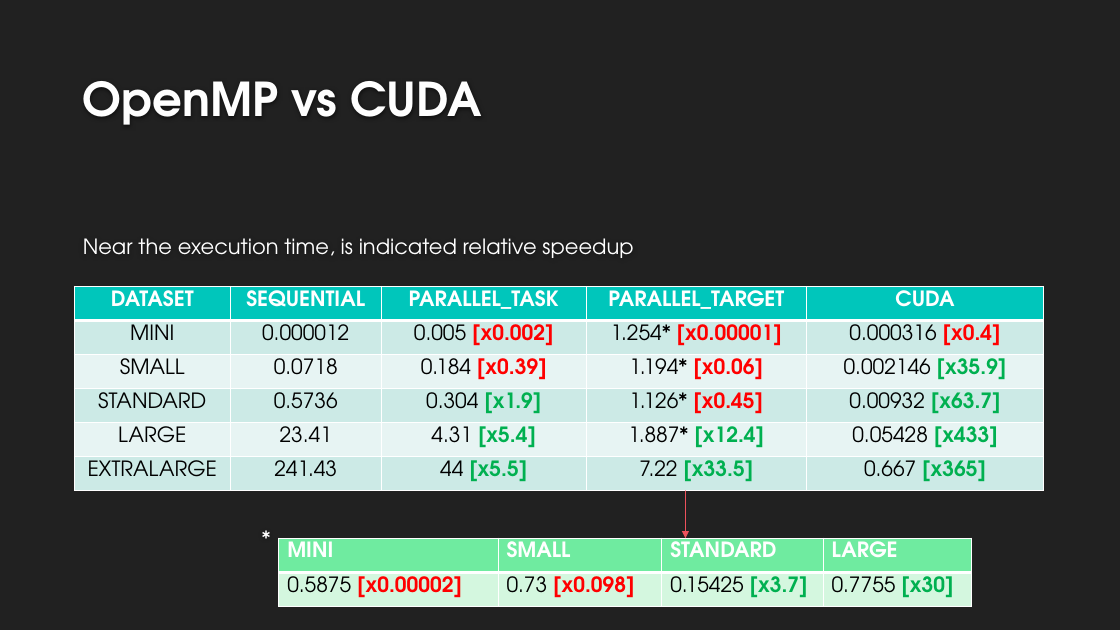
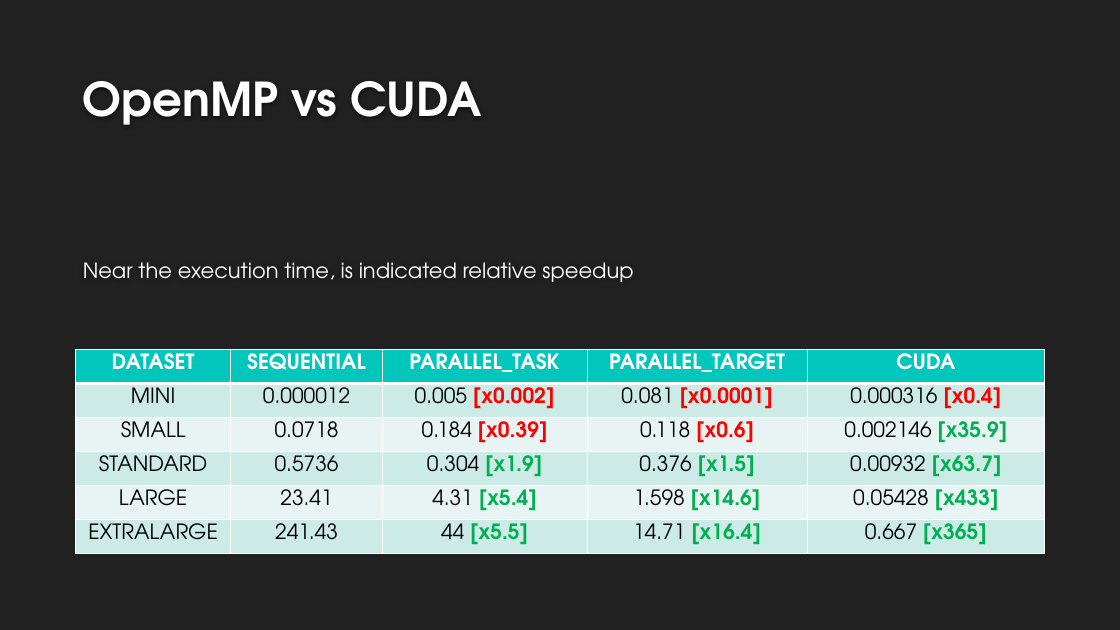
Before and after one commit to magicoderx/hpc-project, a slide deck: slide 15 of Progetto_HPC.pptx. Drawn at 1120x630 pixels with LibreOffice and Linux fonts; fonts in the diff are those of the drawing; background and template pictures are left out. Boxes give left, top, right and bottom in pixels: in the first picture for what was removed or moved away, otherwise in the second. Text is boxed around its words. In the diff, an @@ line names an element or a change of style, - is before the commit and + after.

```diff
--- a/Progetto_HPC.pptx
+++ b/Progetto_HPC.pptx
@@ text "Near the execution time, is ...": place and size @@
-text "Near the execution time, is ..." at [83, 238, 633, 258]
+text "Near the execution time, is ..." at [83, 262, 633, 282]
@@ table at [76, 350, 1045, 554] @@
-row 2, column 4: 1.254* [x0.00001]
+row 2, column 4: 0.081 [x0.0001]
-row 3, column 4: 1.194* [x0.06]
+row 3, column 4: 0.118 [x0.6]
-row 4, column 4: 1.126* [x0.45]
+row 4, column 4: 0.376 [x1.5]
-row 5, column 4: 1.887* [x12.4]
+row 5, column 4: 1.598 [x14.6]
-row 6, column 4: 7.22 [x33.5]
+row 6, column 4: 14.71 [x16.4]
@@ table: place and size @@
-table at [75, 287, 1044, 491]
+table at [76, 350, 1045, 554]
@@ arrow removed from (686, 491) to (686, 539) @@
@@ text removed at [254, 510, 318, 567] @@
-*
@@ table removed at [279, 539, 971, 607], 2 rows, 4 columns @@
-MINI | SMALL | STANDARD | LARGE
-0.5875 [x0.00002] | 0.73 [x0.098] | 0.15425 [x3.7] | 0.7755 [x30]
```
Also in this commit, not shown: 4 other slides changed, 1 other file.
